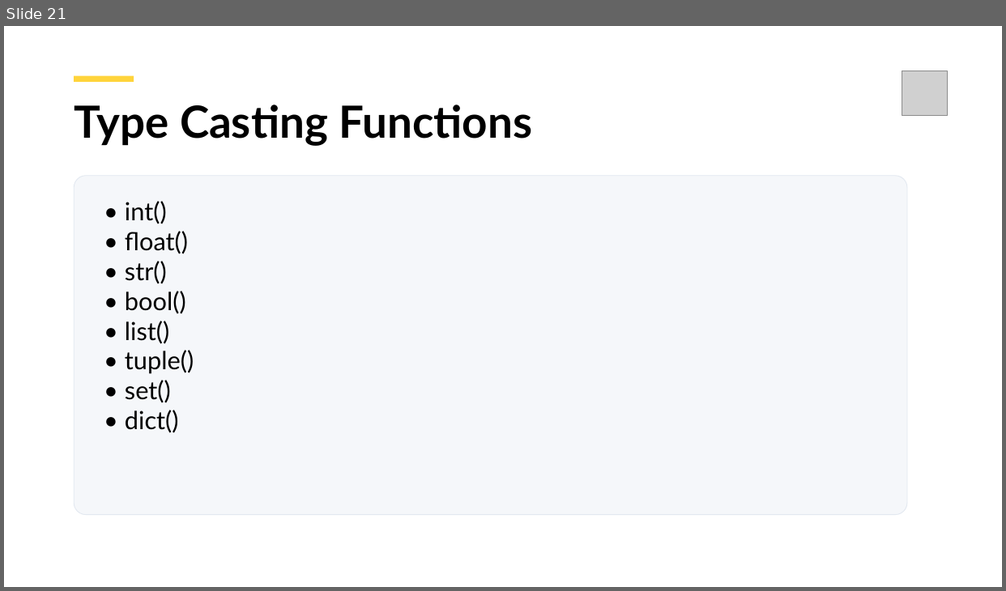
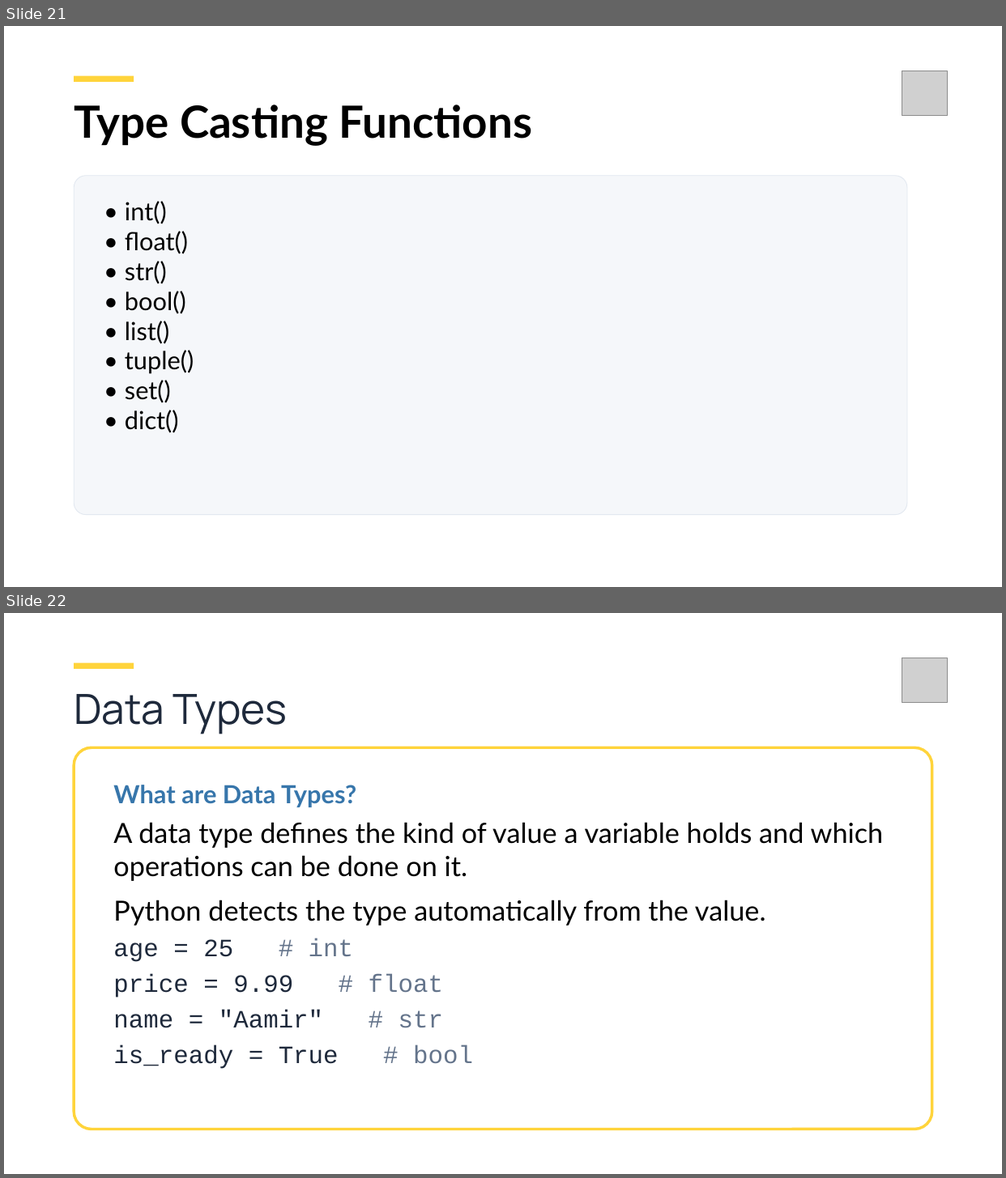
Before and after one commit to aamir-naseem88/Learn-Python, a slide deck: Python_Course.pptx. Shown one above the other, each under a label of ours: slide 21 before the commit, slides 21 and 22 after it. The pictures are 1006x591 and 1006x1178 pixels, drawn with LibreOffice and Linux fonts; fonts in the diff are those of the drawing; grey boxes stand for pictures; background and template pictures are left out. Boxes give left, top, right and bottom in pixels: in the first picture for what was removed or moved away, otherwise in the second. Text is boxed around its words. In the diff, an @@ line names an element or a change of style, - is before the commit and + after.

```diff
--- a/Python_Course.pptx
+++ b/Python_Course.pptx
@@ slide 22 added at box(4, 613, 1002, 1174), background #FFFFFF; not listed: 1 template element that a slide beside it also shows @@
@@ picture added at box(902, 658, 947, 703) @@
@@ rectangle added at box(74, 663, 134, 669), fill #FFD43B @@
@@ text added at box(74, 694, 287, 735), 30 pt, text #1E293B @@
+Data Types
@@ rounded rectangle added at box(74, 747, 932, 1130), fill #FFFFFF, outline #FFD43B 2 pt @@
@@ text added at box(113, 785, 356, 807), 18 pt, text #3776AB, bold @@
+What are Data Types?
@@ text added at box(113, 822, 884, 1069), 20 pt, text #000000 @@
+A data type defines the kind of value a variable holds and which operations can be done on it.
+Python detects the type automatically from the value.
+age = 25 # int
+price = 9.99 # float
+name = "Aamir" # str
+is_ready = True # bool
```
Also in this commit, not shown: 161 other slides added, 2 other files.
